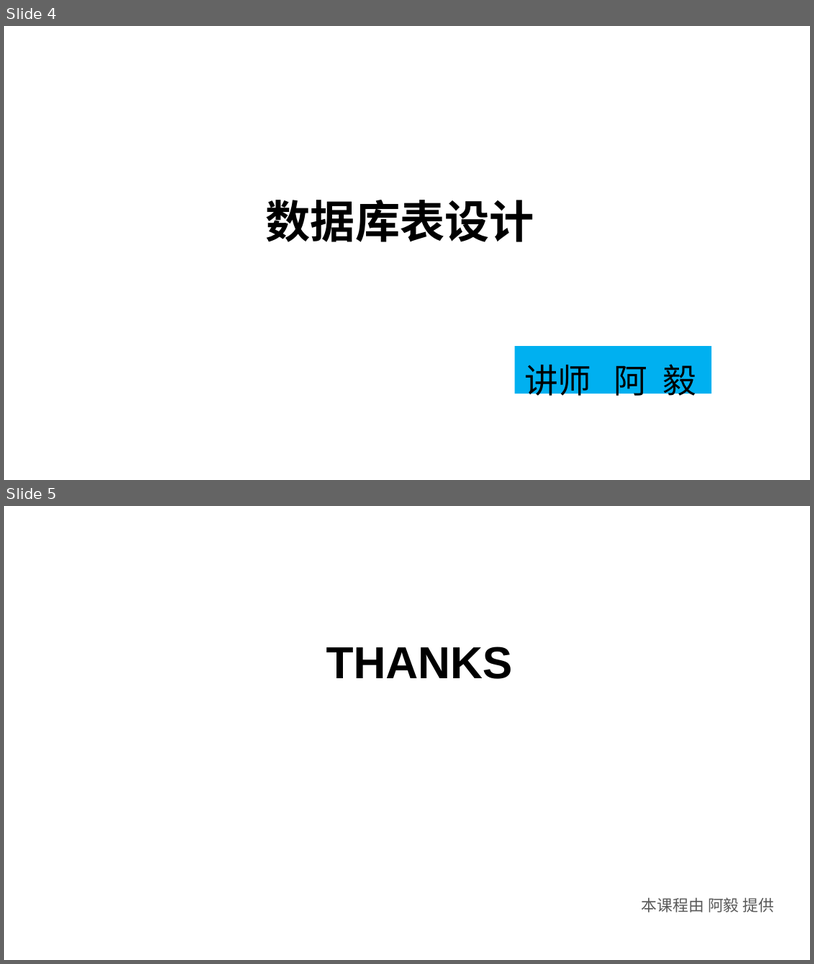
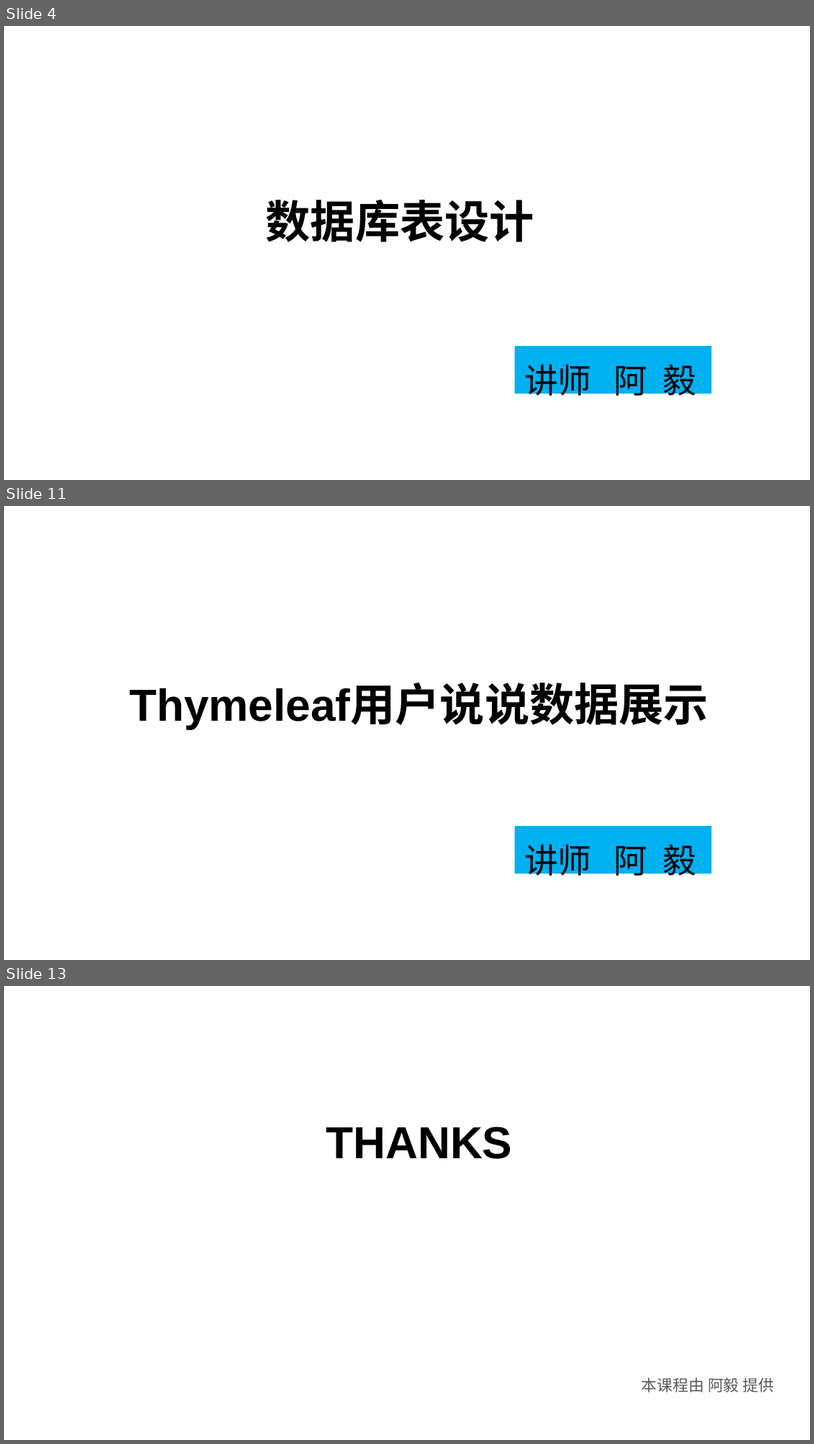
Before and after one commit to huangwenyi10/high-concurrency-praise, a slide deck: doc/SpringBoot+Redis+MQ实现高并发点赞功能.ppt. Shown one above the other, each under a label of ours: slides 4 and 5 before the commit, slides 4, 11 and 13 after it; the slides between them are not shown. The pictures are 814x964 and 814x1444 pixels, drawn with LibreOffice and Linux fonts; fonts in the diff are those of the drawing; background and template pictures are left out. Boxes give left, top, right and bottom in pixels: in the first picture for what was removed or moved away, otherwise in the second. Text is boxed around its words. In the diff, an @@ line names an element or a change of style, - is before the commit and + after.

```diff
--- a/doc/SpringBoot+Redis+MQ实现高并发点赞功能.ppt
+++ b/doc/SpringBoot+Redis+MQ实现高并发点赞功能.ppt
@@ slide 11 added at (4, 506, 810, 960), background picture (left out) @@
@@ text added at (129, 685, 709, 728), 40 pt, text #000000, bold @@
+Thymeleaf用户说说数据展示
@@ rectangle added at (515, 826, 712, 874), fill #00B0F0 @@
@@ text added at (525, 844, 697, 881), 30 pt, text #000000 @@
+讲师 阿 毅
@@ what was slide 5 is now slide 13 @@
```
Also in this commit, not shown: 7 other slides added, 21 other files.
